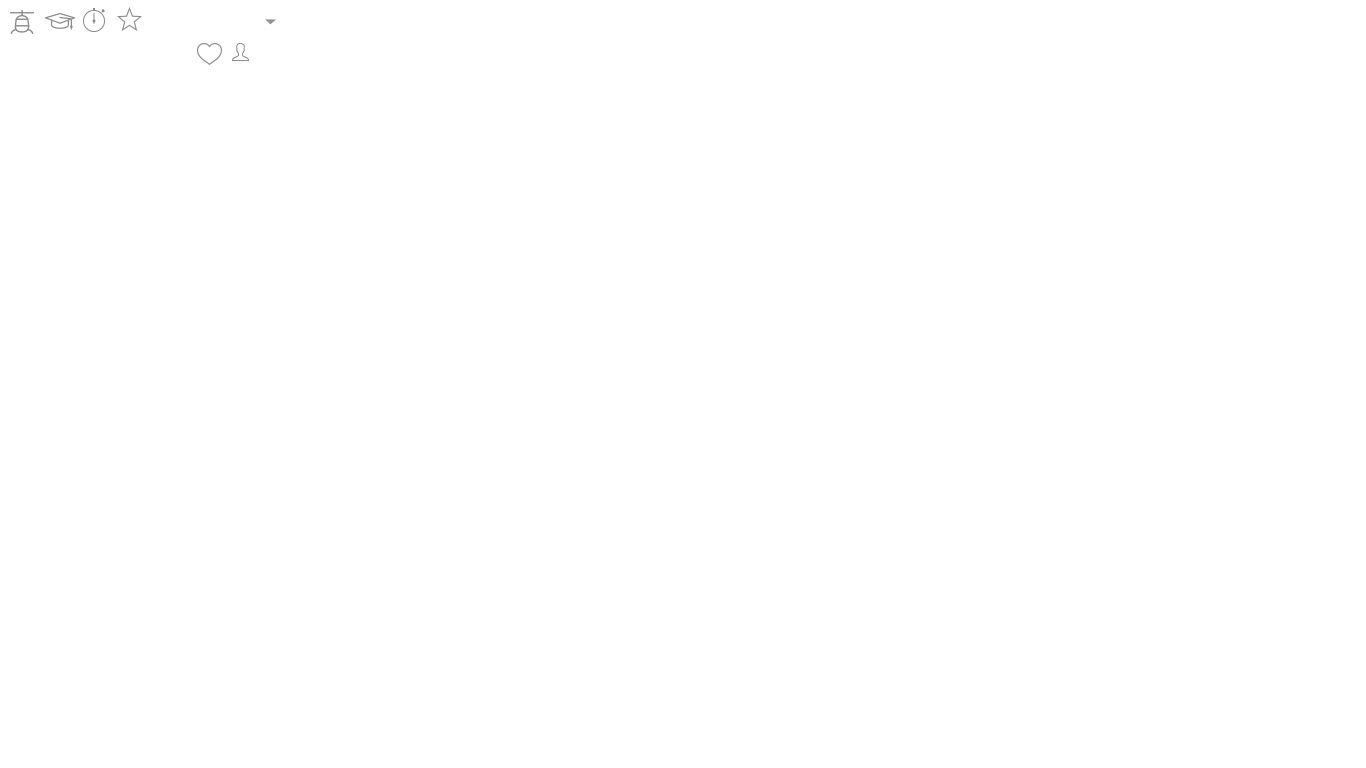
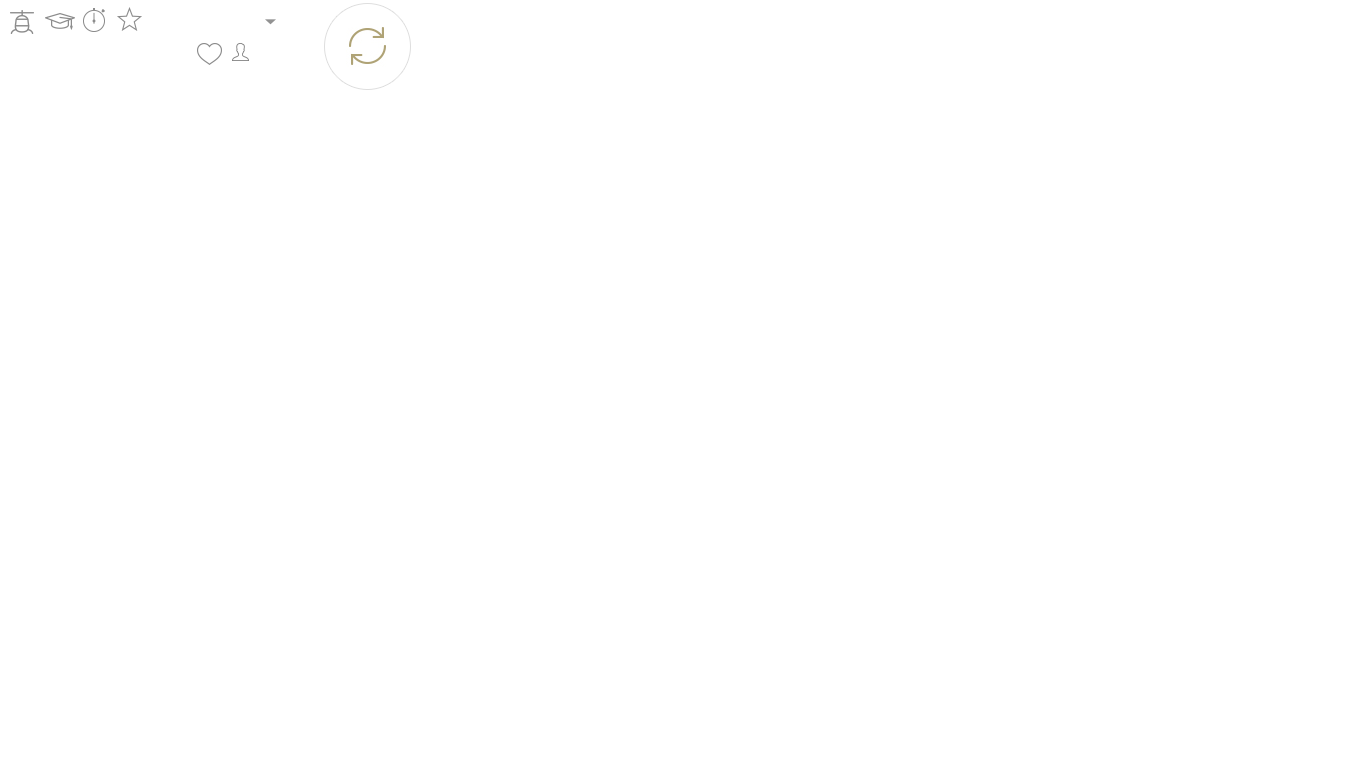
Revision of a layered (1366, 768) image; what changed, layer by layer:
added layer "Layer 4" above "Ellipse 1" over [346, 27, 386, 67]
added layer "Ellipse 1" above "down arrow copy" over [325, 4, 410, 89]
painted on "down arrow", masked it over [265, 19, 276, 23]
